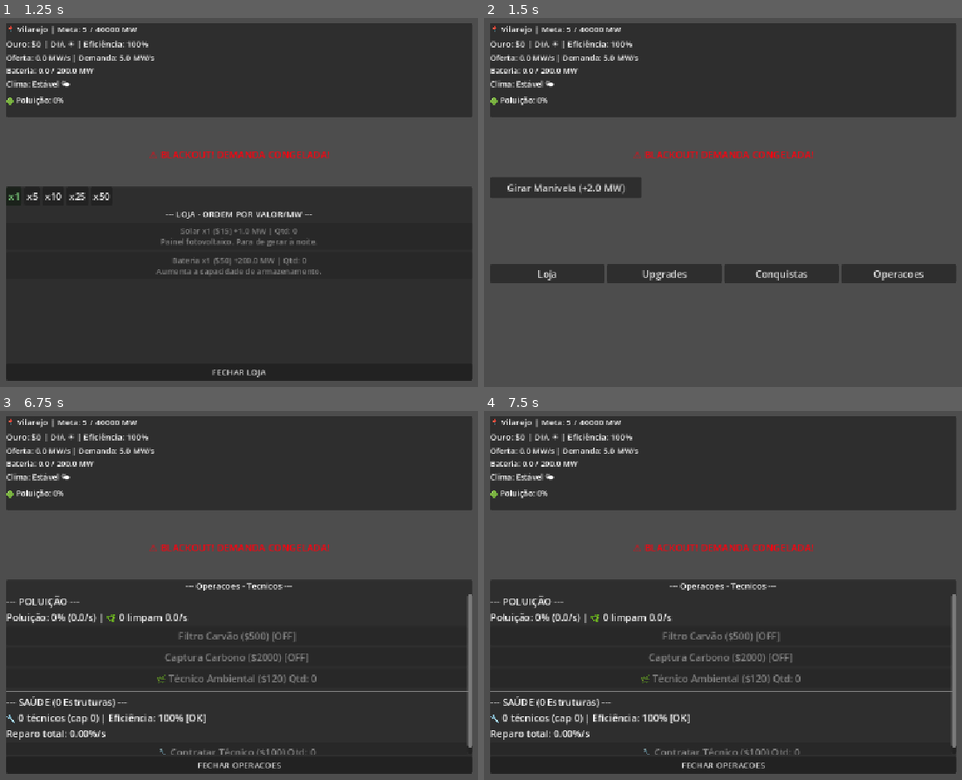
Above: before the commit, frames 1-4 (two rows, left to right).
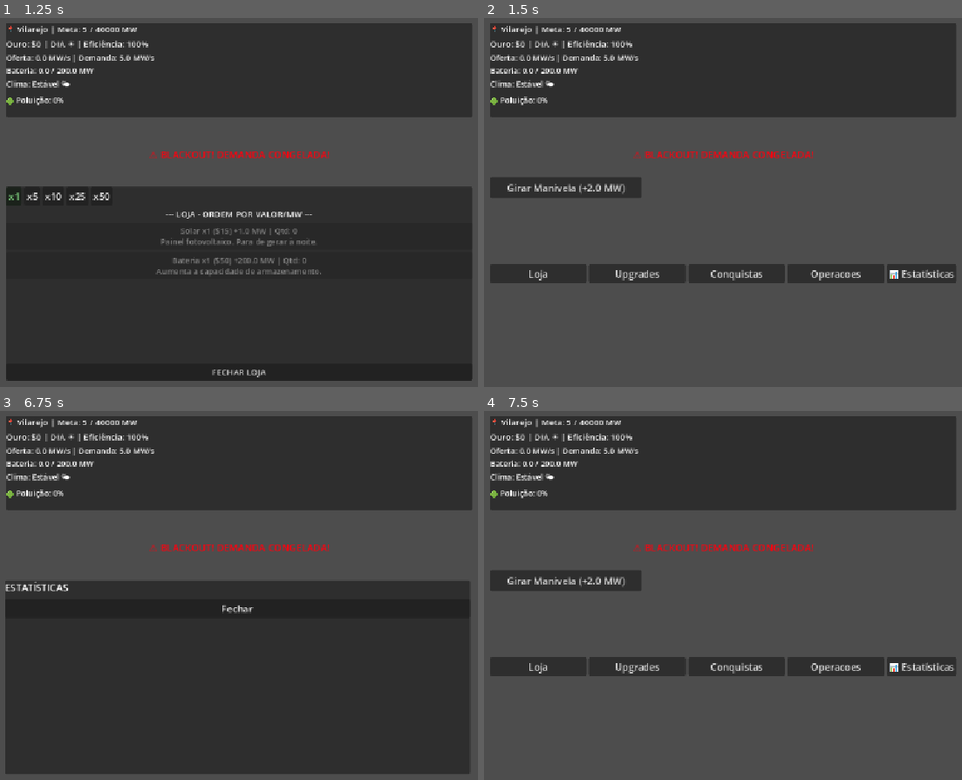
Above: after the commit, the same moments.

Repository: rafaeldeveloperbr-design/power-grid
Game: Godot game, scene res://main.tscn
Same seed, same stepped clock (60 frames per second), same inputs: the game is played once before the commit and once after it.
Inputs (mouse positions are in pixels of both pictures, inside the frame that each line leads up to):
- Up to frame 1 (1.25 s): click "Loja" at 0.5 s
- Up to frame 2 (1.5 s): click "FECHAR LOJA" at 1.25 s
- Up to frame 3 (6.75 s): click "Upgrades" at 2 s; click "FECHAR UPGRADES" at 2.75 s; click "Conquistas" at 3.5 s; click "FECHAR CONQUISTAS" at 4.25 s; click "Operacoes" at 5 s; click "FECHAR OPERACOES" at 5.75 s; click (439, 665) at 6.5 s, where only the run after the commit has a clickable "📊 Estatísticas"
- Up to frame 4 (7.5 s): click (723, 610) at 7.25 s, where only the run after the commit has a clickable "Fechar"

Frame 1 is identical in both runs. In frame 2, 1.1% of the frame differs, in the area x 9-99%, y 66-72%; in frame 3, 4.0%; in frame 4, 45%, in the area x 1-99%, y 43-99%.

Commit message:
começo adiçao estatisticas

Diff:
--- a/main.gd
+++ b/main.gd
@@ -78,6 +78,10 @@
 @onready var botao_upgrade_nuclear: Button = $PainelUpgrades/VBoxContainer/ScrollUpgrades/ListaUpgrades/BotaoUpgradeNuclear
 @onready var botao_upgrade_fusao: Button = $PainelUpgrades/VBoxContainer/ScrollUpgrades/ListaUpgrades/BotaoUpgradeFusao
 
+@onready var painel_estatisticas: PanelContainer = $PainelEstatisticas
+@onready var botao_abrir_estatisticas: Button = $BotoesPrincipais/BotaoAbrirEstatisticas
+@onready var lista_estatisticas: VBoxContainer = $PainelEstatisticas/VBoxContainer/ScrollEstatisticas/ListaEstatisticas
+
 # --- NOVO: variáveis pra guardar os nós da manutenção (criados UMA VEZ) ---
 var _manut_label_pol: Label
 var _manut_btn_filtro: Button
@@ -89,6 +93,12 @@
 var _manut_btns_reparo: Dictionary = {}    # tipo -> Button
 var _manut_inicializado: bool = false
 
+var tempo_total_jogado: float = 0.0
+var energia_total_gerada: float = 0.0
+var ouro_total_ganho: float = 0.0
+var blackouts_totais: int = 0
+var geradores_totais_construidos: int = 0
+
 func _ready() -> void:
 	rng.randomize()
 	if label_blackout: label_blackout.visible = false
@@ -98,6 +108,8 @@
 	if painel_manutencao: painel_manutencao.visible = false
 	if label_conquista: label_conquista.visible = false
 	if botao_migrar_cidade: botao_migrar_cidade.visible = false
+	if botao_abrir_estatisticas: botao_abrir_estatisticas.visible = false
+	if painel_estatisticas: painel_estatisticas.visible = false
 
 	if GameState.has_signal("recurso_mudou"):
 		GameState.recurso_mudou.connect(atualizar_interface)
@@ -284,6 +296,135 @@
 	# Mostra/esconde o título baseado se tem geradores
 	if label_titulo_saude:
 		label_titulo_saude.visible = lista_saude_hud.get_child_count() > 0
+
+func atualizar_estatisticas():
+	if not lista_estatisticas:
+		return
+
+	# Limpa labels antigas
+	for child in lista_estatisticas.get_children():
+		child.queue_free()
+
+	# --- TEMPO E PROGRESSO ---
+	var label_tempo = Label.new()
+	label_tempo.autowrap_mode = TextServer.AUTOWRAP_WORD_SMART
+	label_tempo.text = "⏱️ TEMPO DE JOGO\n"
+	label_tempo.text += "Tempo total: %s\n" % _formatar_tempo(tempo_total_jogado)
+	label_tempo.text += "Cidade atual: %s (%d/9)\n" % [GameState.get_cidade_atual_info().nome, GameState.cidade_atual + 1]
+	label_tempo.text += "Eficiência global: %.0f%%\n" % (GameState.eficiencia_global * 100)
+	lista_estatisticas.add_child(label_tempo)
+
+	var separador1 = HSeparator.new()
+	lista_estatisticas.add_child(separador1)
+
+	# --- PRODUÇÃO POR GERADOR ---
+	var label_producao = Label.new()
+	label_producao.autowrap_mode = TextServer.AUTOWRAP_WORD_SMART
+	label_producao.text = " PRODUÇÃO ATUAL (MW/s)\n"
+
+	var tipos_geradores = ["solar", "eolica", "carvao", "geotermica", "biomassa", "hidreletrica", "nuclear", "fusao"]
+	var total_producao = 0.0
+
+	for tipo in tipos_geradores:
+		var qtd = GameState.get_quantidade(tipo)
+		if qtd <= 0: continue
+
+		var producao_unit = 0.0
+		match tipo:
+			"solar": producao_unit = GameState.producao_solar
+			"eolica": producao_unit = GameState.producao_eolica
+			"carvao": producao_unit = GameState.producao_carvao
+			"geotermica": producao_unit = GameState.producao_geotermica
+			"biomassa": producao_unit = GameState.producao_biomassa
+			"hidreletrica": producao_unit = GameState.producao_hidreletrica
+			"nuclear": producao_unit = GameState.producao_nuclear
+			"fusao": producao_unit = GameState.producao_fusao
+
+		var producao_total_tipo = producao_unit * qtd
+		total_producao += producao_total_tipo
+
+		var eh_dia_str = "" if tipo != "solar" else (" [DIA]" if eh_dia else " [NOITE]")
+		label_producao.text += "%s x%d: %.1f MW/s%s\n" % [tipo.capitalize(), qtd, producao_total_tipo, eh_dia_str]
+
+	label_producao.text += "\n🔋 Total: %.1f MW/s\n" % total_producao
+	label_producao.text += "📦 Armazenado: %.1f / %.1f MW\n" % [GameState.energia_armazenada, GameState.calcular_capacidade_maxima()]
+	lista_estatisticas.add_child(label_producao)
+
+	var separador2 = HSeparator.new()
+	lista_estatisticas.add_child(separador2)
+
+	# --- POLUIÇÃO POR GERADOR ---
+	var label_poluicao = Label.new()
+	label_poluicao.autowrap_mode = TextServer.AUTOWRAP_WORD_SMART
+	label_poluicao.text = "🏭 POLUIÇÃO (por segundo)\n"
+
+	var total_poluicao = 0.0
+	for tipo in GameState.POLUICAO_POR_GERADOR.keys():
+		var qtd = GameState.get_quantidade(tipo)
+		if qtd <= 0: continue
+
+		var pol_unit = GameState.POLUICAO_POR_GERADOR[tipo]
+		var pol_total = pol_unit * qtd
+
+		# Aplica filtro de carvão se ativo
+		if tipo == "carvao" and GameState.filtro_carvao_ativo:
+			pol_total *= 0.5
+
+		total_poluicao += pol_total
+
+		var icone = "🔴" if pol_unit > 0 else "🟢" if pol_unit < 0 else "⚪"
+		label_poluicao.text += "%s %s x%d: %.2f/s\n" % [icone, tipo.capitalize(), qtd, pol_total]
+
+	label_poluicao.text += "\n🌍 Poluição atual: %.0f%%\n" % GameState.poluicao
+	label_poluicao.text += " Variação: %.2f/s\n" % total_poluicao
+
+	if GameState.tecnicos_ambientais > 0:
+		var bonus_amb = 1.0 + min((GameState.tecnicos_ambientais - 1) * 0.08, 0.4)
+		var limpeza = GameState.tecnicos_ambientais * GameState.LIMPEZA_BASE_AMBIENTAL * bonus_amb
+		label_poluicao.text += "🌿 Limpeza: %.2f/s (%d técnicos)\n" % [limpeza, GameState.tecnicos_ambientais]
+
+	lista_estatisticas.add_child(label_poluicao)
+
+	var separador3 = HSeparator.new()
+	lista_estatisticas.add_child(separador3)
+
+	# --- ESTATÍSTICAS GERAIS ---
+	var label_geral = Label.new()
+	label_geral.autowrap_mode = TextServer.AUTOWRAP_WORD_SMART
+	label_geral.text = " ESTATÍSTICAS GERAIS\n"
+	label_geral.text += "💰 Ouro atual: $%d\n" % int(GameState.ouro)
+	label_geral.text += "🏗️ Total de geradores: %d\n" % GameState.get_total_geradores()
+	label_geral.text += "🔧 Técnicos manutenção: %d\n" % GameState.tecnicos_manutencao
+	label_geral.text += " Técnicos ambientais: %d\n" % GameState.tecnicos_ambientais
+	var total_conquistas = achievement_manager.get("CONQUISTAS").size()
+	label_geral.text += "🏆 Conquistas desbloqueadas: %d/%d\n" % [_contar_conquistas_desbloqueadas(), total_conquistas]
+
+	if GameState.filtro_carvao_ativo:
+		label_geral.text += "✅ Filtro de carvão: ATIVO\n"
+	if GameState.captura_carbono_ativa:
+		label_geral.text += "✅ Captura de carbono: ATIVA\n"
+
+	lista_estatisticas.add_child(label_geral)
+
+func _formatar_tempo(segundos: float) -> String:
+	var segs_int = int(segundos)
+	var horas = segs_int / 3600
+	var mins = (segs_int % 3600) / 60
+	var secs = segs_int % 60
+
+	if horas > 0:
+		return "%dh %dm %ds" % [horas, mins, secs]
+	elif mins > 0:
+		return "%dm %ds" % [mins, secs]
+	else:
+		return "%ds" % secs
+
+func _contar_conquistas_desbloqueadas() -> int:
+	var count = 0
+	for conquistada in achievement_manager.desbloqueadas.values():
+		if conquistada:
+			count += 1
+	return count
 
 func atualizar_cidade():
 	if not label_cidade: return
@@ -743,6 +884,7 @@
 
 func _on_timer_timeout() -> void:
 	var delta = $Timer.wait_time  # usa o tempo REAL do timer
+	tempo_total_jogado += delta
 	tempo_ciclo += 1
 	tempo_jogo += 1
 
@@ -820,6 +962,7 @@
 	if botao_abrir_upgrades: botao_abrir_upgrades.visible = visivel
 	if botao_abrir_conquistas: botao_abrir_conquistas.visible = visivel
 	if botao_abrir_manutencao: botao_abrir_manutencao.visible = visivel
+	if botao_abrir_estatisticas: botao_abrir_estatisticas.visible = visivel  # ← ADICIONA ISSO
 	if botao_migrar_cidade: botao_migrar_cidade.visible = visivel and GameState.pode_migrar_cidade()
 
 func _on_botao_abrir_loja_pressed() -> void:
@@ -856,6 +999,14 @@
 		# --- NOVO: reseta a UI de manutenção pra recriar na próxima vez ---
 		_manut_inicializado = false
 		atualizar_interface()
+func _on_botao_abrir_estatisticas_pressed() -> void:
+	atualizar_estatisticas()
+	if painel_estatisticas: painel_estatisticas.visible = true
+	mudar_visibilidade_botoes(false)
+
+func _on_botao_fechar_estatisticas_pressed() -> void:
+	if painel_estatisticas: painel_estatisticas.visible = false
+	mudar_visibilidade_botoes(true)
 
 func _comprar(tipo: String):
 	var comprado = GameState.comprar_quantidade(tipo, quantidade_compra)
--- a/main.tscn
+++ b/main.tscn
@@ -114,6 +114,11 @@
 size_flags_horizontal = 3
 text = "Operacoes"
 
+[node name="BotaoAbrirEstatisticas" type="Button" parent="BotoesPrincipais" unique_id=1831490623]
+unique_name_in_owner = true
+layout_mode = 2
+text = "📊 Estatísticas"
+
 [node name="PainelLoja" type="PanelContainer" parent="." unique_id=1241028789]
 visible = false
 offset_left = 10.0
@@ -369,6 +374,31 @@
 layout_mode = 2
 theme_override_font_sizes/font_size = 14
 text = "FECHAR OPERACOES"
+
+[node name="PainelEstatisticas" type="PanelContainer" parent="." unique_id=718232801]
+visible = false
+offset_left = 8.0
+offset_top = 281.0
+offset_right = 776.0
+offset_bottom = 601.0
+
+[node name="VBoxContainer" type="VBoxContainer" parent="PainelEstatisticas" unique_id=1269631367]
+layout_mode = 2
+
+[node name="LabelTituloEstatisticas" type="Label" parent="PainelEstatisticas/VBoxContainer" unique_id=1372131696]
+layout_mode = 2
+text = "ESTATÍSTICAS"
+
+[node name="ScrollEstatisticas" type="ScrollContainer" parent="PainelEstatisticas/VBoxContainer" unique_id=438810943]
+layout_mode = 2
+
+[node name="VBoxContainer" type="VBoxContainer" parent="PainelEstatisticas/VBoxContainer/ScrollEstatisticas" unique_id=138231046]
+layout_mode = 2
+
+[node name="BotaoFecharEstatisticas" type="Button" parent="PainelEstatisticas/VBoxContainer" unique_id=2033172764]
+unique_name_in_owner = true
+layout_mode = 2
+text = "Fechar"
 
 [node name="AchievementManager" type="Node" parent="." unique_id=1841464132]
 script = ExtResource("2_0xm2m")
@@ -380,6 +410,7 @@
 [connection signal="pressed" from="BotoesPrincipais/BotaoAbrirUpgrades" to="." method="_on_botao_abrir_upgrades_pressed"]
 [connection signal="pressed" from="BotoesPrincipais/BotaoAbrirConquistas" to="." method="_on_botao_abrir_conquistas_pressed"]
 [connection signal="pressed" from="BotoesPrincipais/BotaoAbrirManutencao" to="." method="_on_botao_abrir_manutencao_pressed"]
+[connection signal="pressed" from="BotoesPrincipais/BotaoAbrirEstatisticas" to="." method="_on_botao_abrir_estatisticas_pressed"]
 [connection signal="pressed" from="PainelLoja/VBoxContainer/ScrollLoja/ListaLoja/BotaoComprarSolar" to="." method="_on_botao_comprar_solar_pressed"]
 [connection signal="pressed" from="PainelLoja/VBoxContainer/ScrollLoja/ListaLoja/BotaoComprarEolica" to="." method="_on_botao_comprar_eolica_pressed"]
 [connection signal="pressed" from="PainelLoja/VBoxContainer/ScrollLoja/ListaLoja/BotaoComprarBateria" to="." method="_on_botao_comprar_bateria_pressed"]
@@ -402,3 +433,4 @@
 [connection signal="pressed" from="PainelUpgrades/VBoxContainer/BotaoFecharUpgrades" to="." method="_on_botao_fechar_upgrades_pressed"]
 [connection signal="pressed" from="PainelConquistas/VBoxContainer/BotaoFecharConquistas" to="." method="_on_botao_fechar_conquistas_pressed"]
 [connection signal="pressed" from="PainelManutencao/VBoxContainer/BotaoFecharManutencao" to="." method="_on_botao_fechar_manutencao_pressed"]
+[connection signal="pressed" from="PainelEstatisticas/VBoxContainer/BotaoFecharEstatisticas" to="." method="_on_botao_fechar_estatisticas_pressed"]
